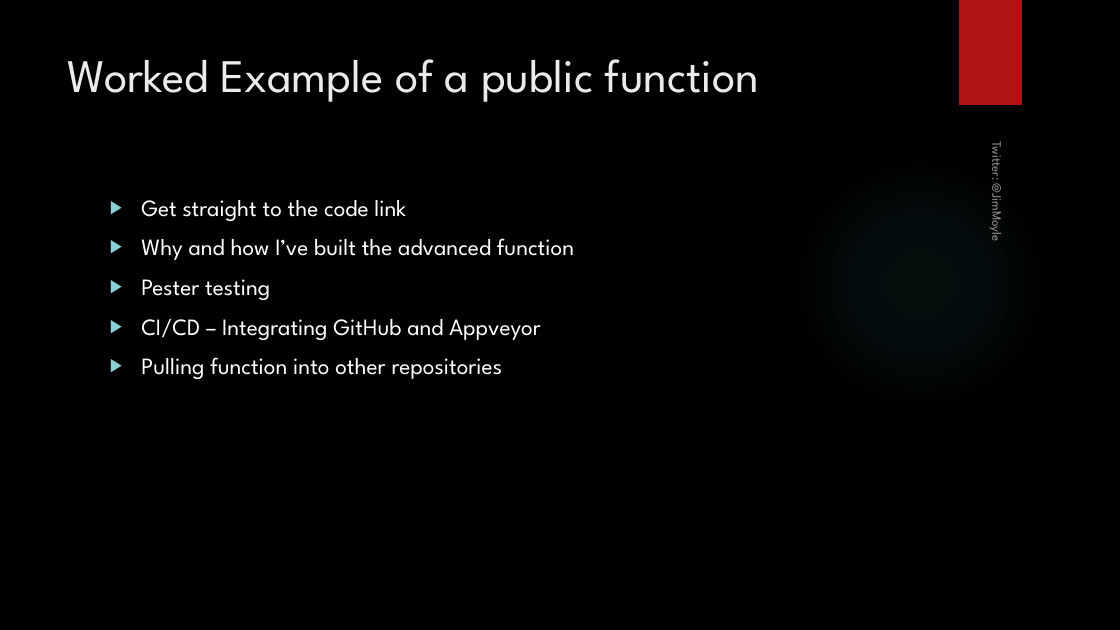
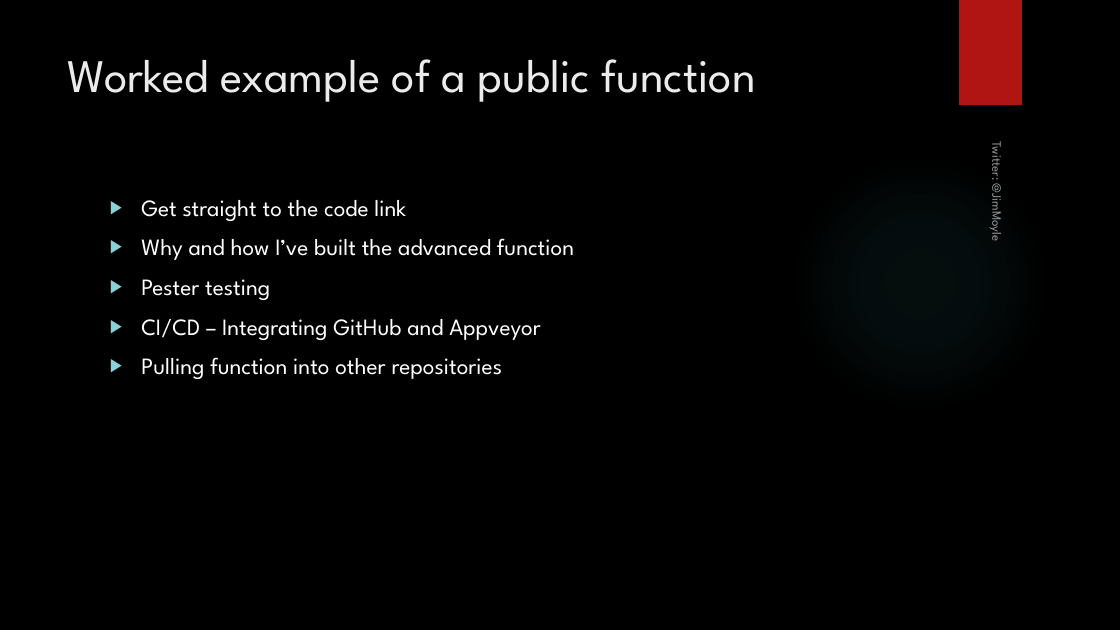
Before and after one commit to JimMoyle/YetAnotherWriteLog, a slide deck: slide 1 of Design Goals pptx/Write-Log design goals.pptx. Drawn at 1120x630 pixels with LibreOffice and Linux fonts; fonts in the diff are those of the drawing; background and template pictures are left out. Boxes give left, top, right and bottom in pixels: in the first picture for what was removed or moved away, otherwise in the second. Text is boxed around its words. In the diff, an @@ line names an element or a change of style, - is before the commit and + after.

Commit message:
Update to slide format

```diff
--- a/Design Goals pptx/Write-Log design goals.pptx
+++ b/Design Goals pptx/Write-Log design goals.pptx
@@ title at box(68, 59, 756, 102): text changed @@
-Worked Example of a public function
+Worked example of a public function
```
